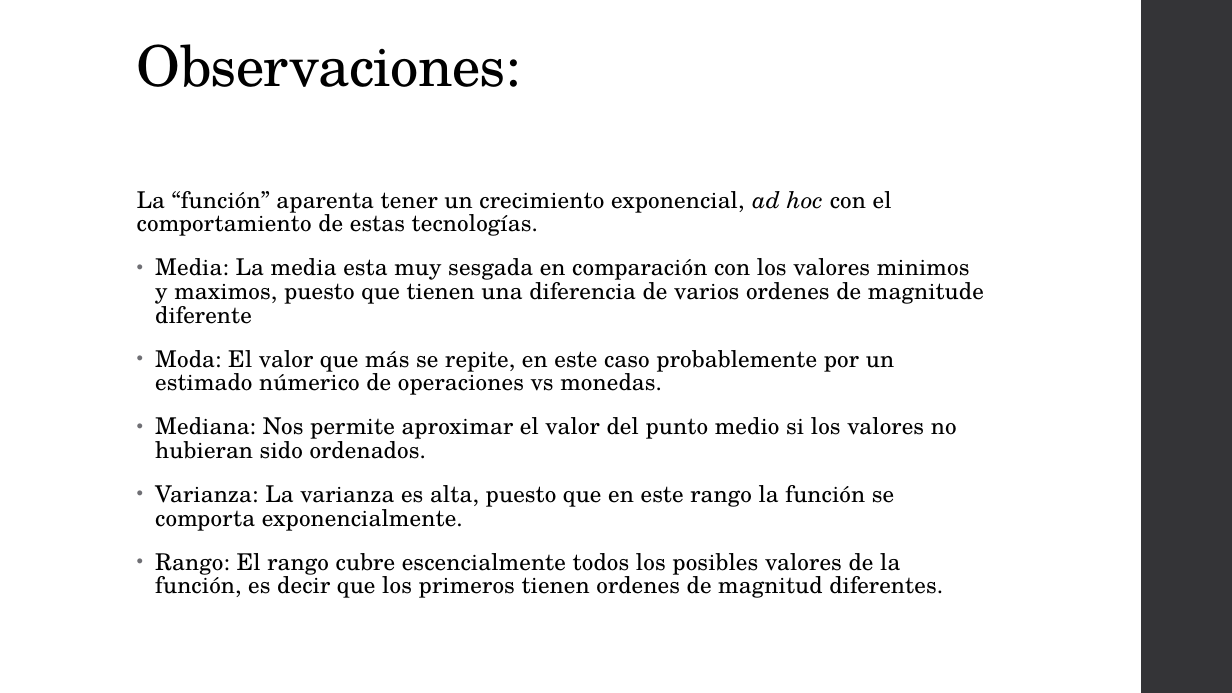
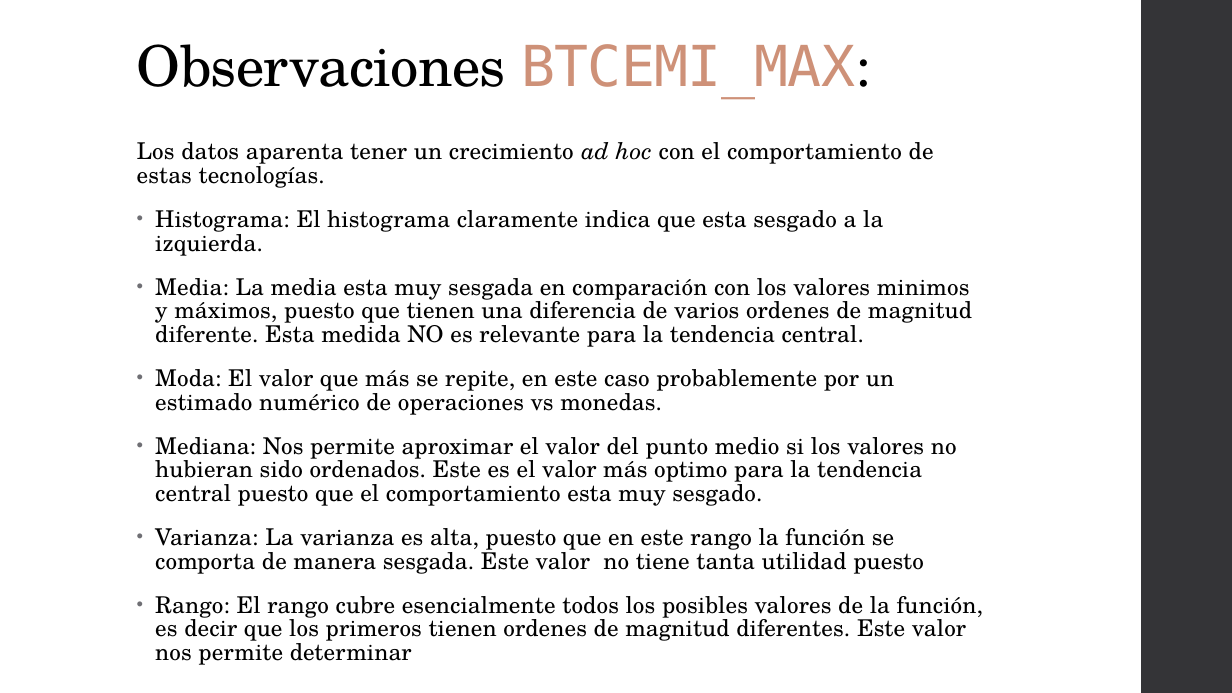
Before and after one commit to NicolasBecerraMachado/dataAnalytics4BTCemissions, a slide deck: slide 5 of BTC C02 emissions.pptx (slide 4 before the commit). Drawn at 1232x693 pixels with LibreOffice and Linux fonts; fonts in the diff are those of the drawing. Boxes give left, top, right and bottom in pixels: in the first picture for what was removed or moved away, otherwise in the second. Text is boxed around its words. In the diff, an @@ line names an element or a change of style, - is before the commit and + after.

```diff
--- a/BTC C02 emissions.pptx
+++ b/BTC C02 emissions.pptx
@@ title at [137,44,871,98]: text changed @@
-Observaciones:
+Observaciones BTCEMI_MAX:
@@ text at [137,142,983,665]: text changed @@
-La “función” aparenta tener un crecimiento exponencial, ad hoc con el comportamiento de estas tecnologías.
-• Media: La media esta muy sesgada en comparación con los valores minimos y maximos, puesto que tienen una diferencia de varios ordenes de magnitude diferente
-• Moda: El valor que más se repite, en este caso probablemente por un estimado númerico de operaciones vs monedas.
-• Mediana: Nos permite aproximar el valor del punto medio si los valores no hubieran sido ordenados.
-• Varianza: La varianza es alta, puesto que en este rango la función se comporta exponencialmente.
-• Rango: El rango cubre escencialmente todos los posibles valores de la función, es decir que los primeros tienen ordenes de magnitud diferentes.
+Los datos aparenta tener un crecimiento ad hoc con el comportamiento de estas tecnologías.
+• Histograma: El histograma claramente indica que esta sesgado a la izquierda.
+• Media: La media esta muy sesgada en comparación con los valores minimos y máximos, puesto que tienen una diferencia de varios ordenes de magnitud diferente. Esta medida NO es relevante para la tendencia central.
+• Moda: El valor que más se repite, en este caso probablemente por un estimado numérico de operaciones vs monedas.
+• Mediana: Nos permite aproximar el valor del punto medio si los valores no hubieran sido ordenados. Este es el valor más optimo para la tendencia central puesto que el comportamiento esta muy sesgado.
+• Varianza: La varianza es alta, puesto que en este rango la función se comporta de manera sesgada. Este valor no tiene tanta utilidad puesto
+• Rango: El rango cubre esencialmente todos los posibles valores de la función, es decir que los primeros tienen ordenes de magnitud diferentes. Este valor nos permite determinar
```
Also in this commit, not shown: 3 slides added, 1 slide removed, 8 other files.
